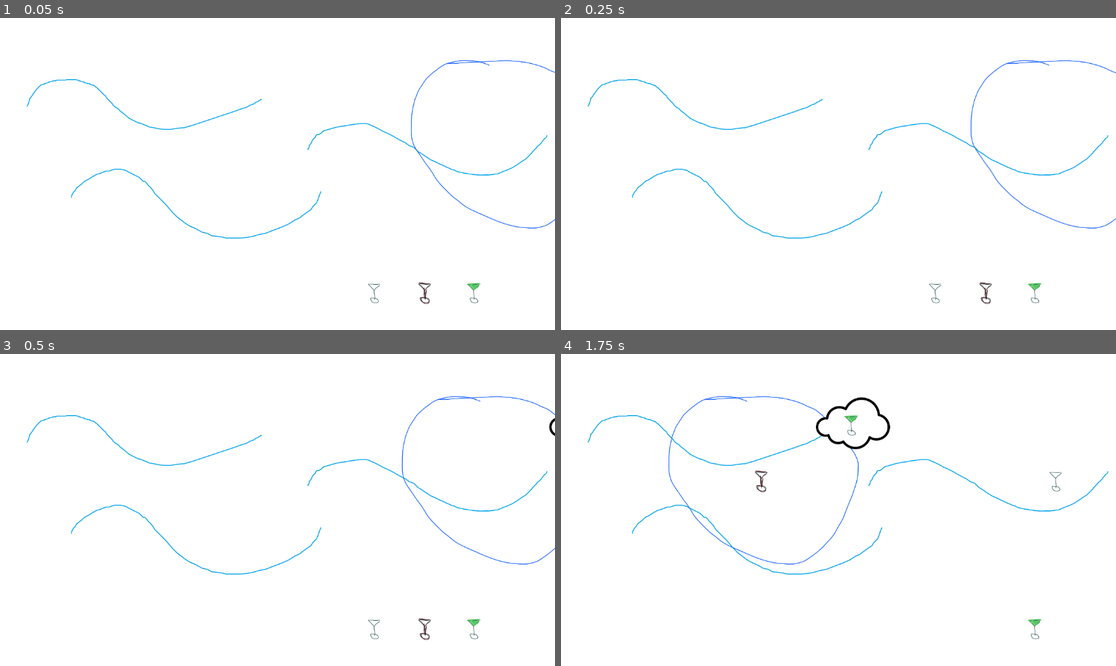
Above: before the commit, frames 1-4 (two rows, left to right).
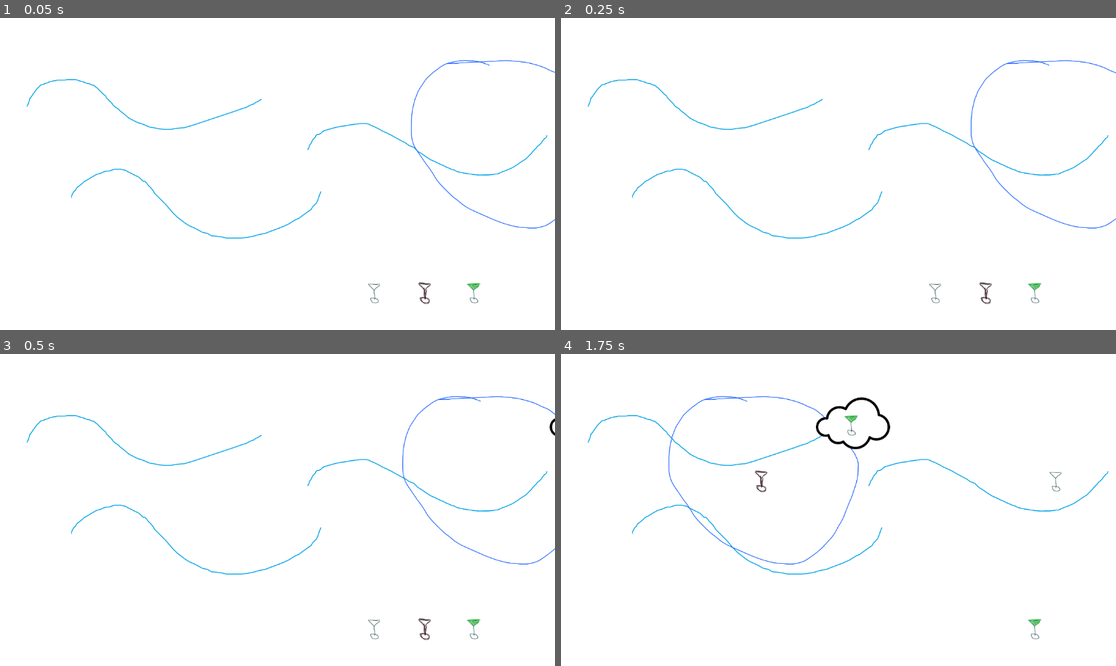
Above: after the commit, the same moments.

Repository: jkopano/barber-fish-barber-shop
Game: Godot game, scene res://src/scenes/drink-bar/drink-bar.tscn
Same seed, same stepped clock (60 frames per second), same inputs: the game is played once before the commit and once after it.
Inputs (mouse positions are in pixels of both pictures, inside the frame that each line leads up to):
- Up to frame 1 (0.05 s): no input
- Up to frame 2 (0.25 s): no input
- Up to frame 3 (0.5 s): no input
- Up to frame 4 (1.75 s): drag from (938, 628) to (1054, 478) at 0.52 s; drag from (988, 628) to (760, 478) at 1.27 s

The runs differ from the first frame. In frame 2, less than 0.1% of the frame differs, in the area x 73-80%, y 20-54%; in frame 3, 0.3%, in the area x 72-100%, y 13-68%; in frame 4, nothing differs.

Commit message:
added exit move

Diff:
--- a/src/scenes/drink-bar/shark.gd
+++ b/src/scenes/drink-bar/shark.gd
@@ -16,7 +16,7 @@
 
 	var shark_size = Vector2(667, 595)
 	var tween = create_tween()
-	tween.tween_property(self, "position", Vector2(-250 , 0), 1.0)\
+	tween.tween_property(self, "position", Vector2(-200 , 0), 1.0)\
 	.set_trans(Tween.TRANS_EXPO)\
 	.set_ease(Tween.EASE_IN)
 
@@ -44,14 +44,16 @@
 
 	connect("area_entered", Callable(self, "_on_Shark_area_entered"))
 
-func _process(delta):
-	if moving:
-		position.x -= speed * delta
-		if position.x < -get_viewport_rect().size.x - 150:
-			queue_free()
+func start_moving():
+	var target_x = -get_viewport_rect().size.x - 150
+	var distance = position.x - target_x
+	var duration = distance / speed
 
-func start_moving():
-	moving = true
+	var tween = create_tween()
+	tween.tween_property(self, "position:x", target_x, duration)\
+		.set_trans(Tween.TRANS_EXPO)\
+		.set_ease(Tween.EASE_IN_OUT)
+	tween.tween_callback(Callable(self, "queue_free"))
 
 func _on_drink_dropped(drink):
 	if drink == chosen_drink:
--- /dev/null
+++ b/src/scenes/splash-screen/silli-splash-screen.tscn
@@ -0,0 +1,73 @@
+[gd_scene load_steps=4 format=3 uid="uid://dhir1xuucrf47"]
+
+[ext_resource type="Texture2D" uid="uid://b83bybvsw3e3i" path="res://img/splash_placeholder.png" id="1_26xan"]
+[ext_resource type="Script" path="res://src/scenes/splash-screen/silliSplash.gd" id="1_r8hcj"]
+
+[sub_resource type="StyleBoxFlat" id="StyleBoxFlat_r8hcj"]
+draw_center = false
+border_width_left = 5
+border_width_top = 5
+border_width_right = 5
+border_width_bottom = 5
+border_color = Color(1, 1, 1, 1)
+
+[node name="Main" type="Node2D"]
+script = ExtResource("1_r8hcj")
+
+[node name="Sprite2D" type="Sprite2D" parent="."]
+texture = ExtResource("1_26xan")
+
+[node name="Start" type="Button" parent="."]
+anchors_preset = 8
+anchor_left = 0.5
+anchor_top = 0.5
+anchor_right = 0.5
+anchor_bottom = 0.5
+offset_left = -812.0
+offset_top = 111.0
+offset_right = -234.0
+offset_bottom = 242.0
+grow_horizontal = 2
+grow_vertical = 2
+theme_override_font_sizes/font_size = 70
+theme_override_styles/normal = SubResource("StyleBoxFlat_r8hcj")
+text = "Start Game"
+
+[node name="Quit" type="Button" parent="."]
+anchors_preset = 8
+anchor_left = 0.5
+anchor_top = 0.5
+anchor_right = 0.5
+anchor_bottom = 0.5
+offset_left = -812.0
+offset_top = 315.0
+offset_right = -234.0
+offset_bottom = 446.0
+grow_horizontal = 2
+grow_vertical = 2
+theme_override_font_sizes/font_size = 70
+theme_override_styles/normal = SubResource("StyleBoxFlat_r8hcj")
+text = "Quit
+"
+
+[node name="Camera2D" type="Camera2D" parent="."]
+zoom = Vector2(0.6, 0.6)
+
+[node name="dwukropek3" type="Label" parent="."]
+offset_left = -832.0
+offset_top = -532.0
+offset_right = -663.0
+offset_bottom = -259.0
+theme_override_font_sizes/font_size = 300
+text = ":3"
+
+[node name="Label" type="Label" parent="."]
+offset_left = -819.0
+offset_top = -150.0
+offset_right = 1491.0
+offset_bottom = 127.0
+theme_override_font_sizes/font_size = 70
+text = "Your PC ran Barberfish Barbershop.
+Thank you for downloading our game, have fun."
+
+[connection signal="pressed" from="Quit" to="." method="_on_quit_pressed"]
